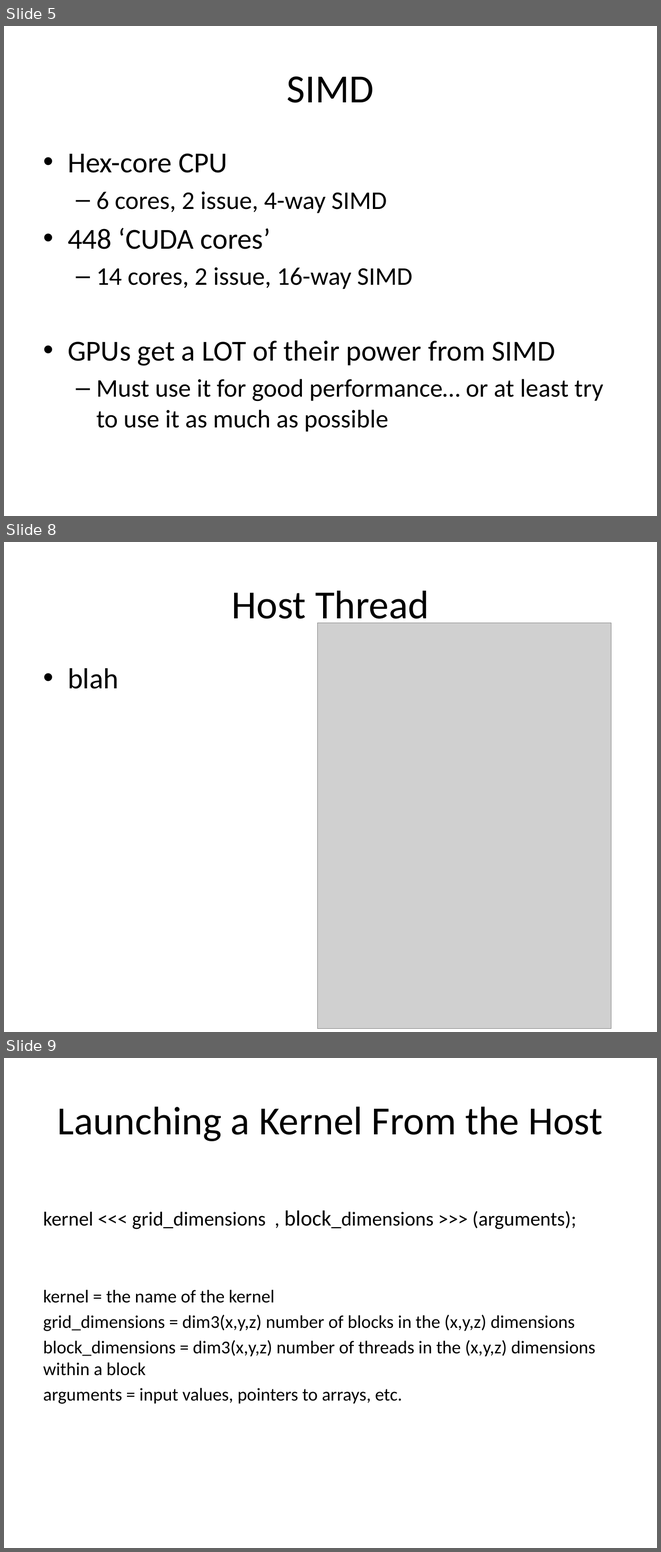
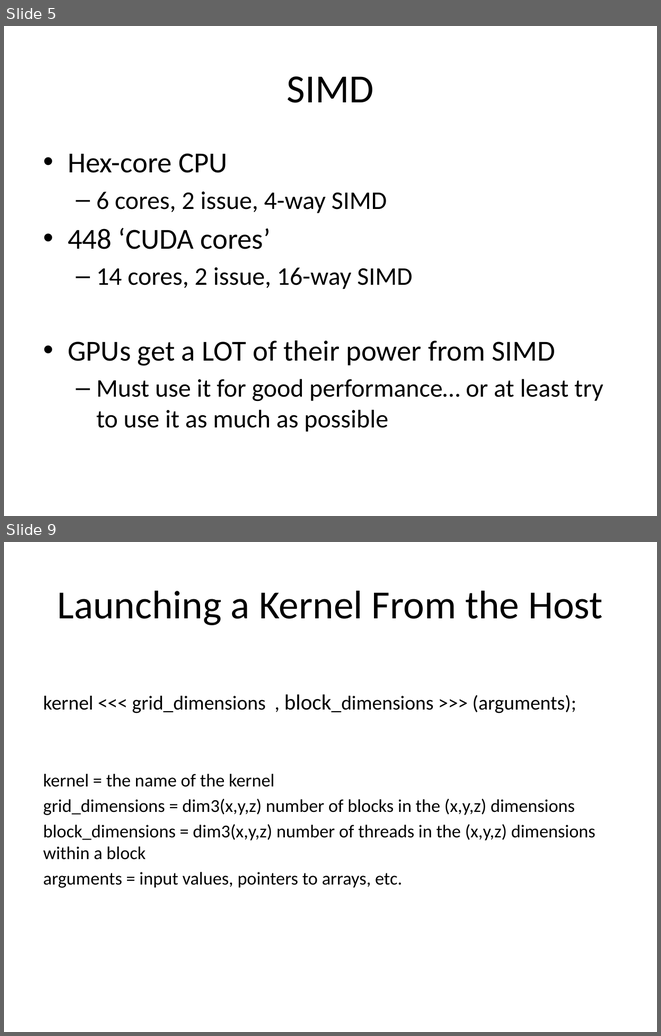
Before and after one commit to sellitforcache/cuda_tut, a slide deck: cuda_tut.pptx. Shown one above the other, each under a label of ours: slides 5, 8 and 9 before the commit, slides 5 and 9 after it; the slides between them are not shown. The pictures are 661x1552 and 661x1036 pixels, drawn with LibreOffice and Linux fonts; fonts in the diff are those of the drawing; grey boxes stand for pictures. Boxes give left, top, right and bottom in pixels: in the first picture for what was removed or moved away, otherwise in the second. Text is boxed around its words. In the diff, an @@ line names an element or a change of style, - is before the commit and + after.

```diff
--- a/cuda_tut.pptx
+++ b/cuda_tut.pptx
@@ slide 8 removed at bbox=[4, 542, 657, 1032], background #FFFFFF @@
@@ title removed at bbox=[232, 590, 429, 627] @@
-Host Thread
@@ picture removed at bbox=[317, 623, 611, 1029] @@
@@ text removed at bbox=[68, 668, 118, 689] @@
-• blah
```
Also in this commit, not shown: 5 slides changed, 1 slide added.
